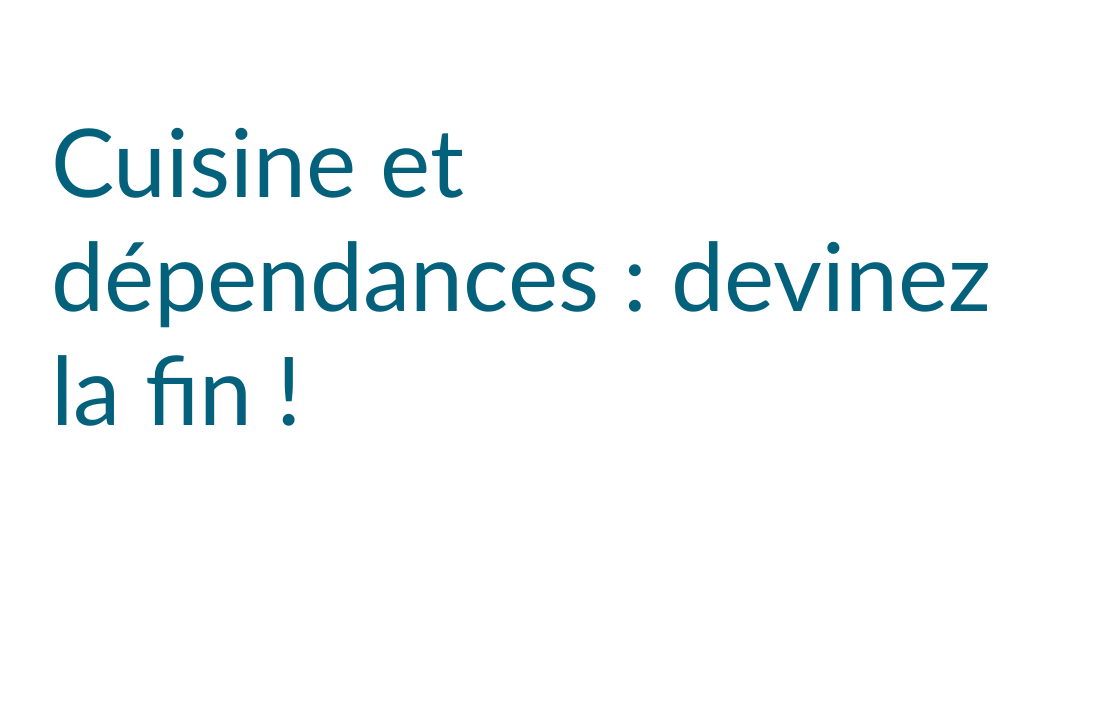
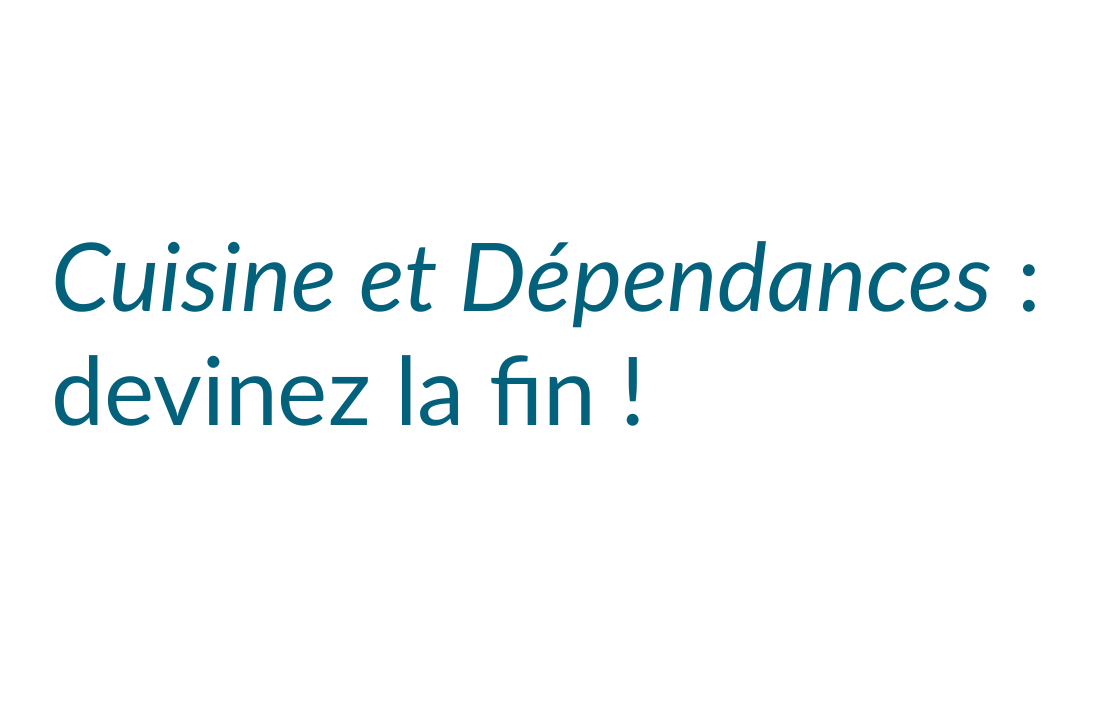
Before and after one commit to suizokukan/discipulis, a slide deck: slide 1 of L4/S4_théâtre/Cuisine_et_dépendances/cuisine et dépendances.odp. Drawn at 1120x706 pixels with LibreOffice and Linux fonts; fonts in the diff are those of the drawing; background and template pictures are left out. Boxes give left, top, right and bottom in pixels: in the first picture for what was removed or moved away, otherwise in the second. Text is boxed around its words. In the diff, an @@ line names an element or a change of style, - is before the commit and + after.

```diff
--- a/L4/S4_théâtre/Cuisine_et_dépendances/cuisine et dépendances.odp
+++ b/L4/S4_théâtre/Cuisine_et_dépendances/cuisine et dépendances.odp
@@ title at <box>51,241,992,426</box>: text changed; italic on @@
-Cuisine et dépendances : devinez la fin !
+Cuisine et Dépendances : devinez la fin !
```
Also in this commit, not shown: 1 other slide changed, 2 other files.
